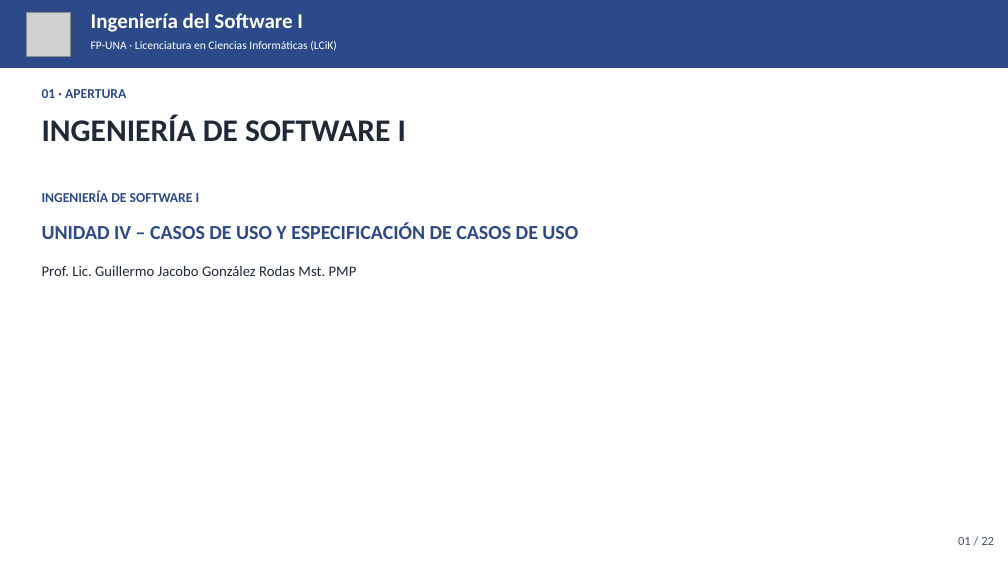
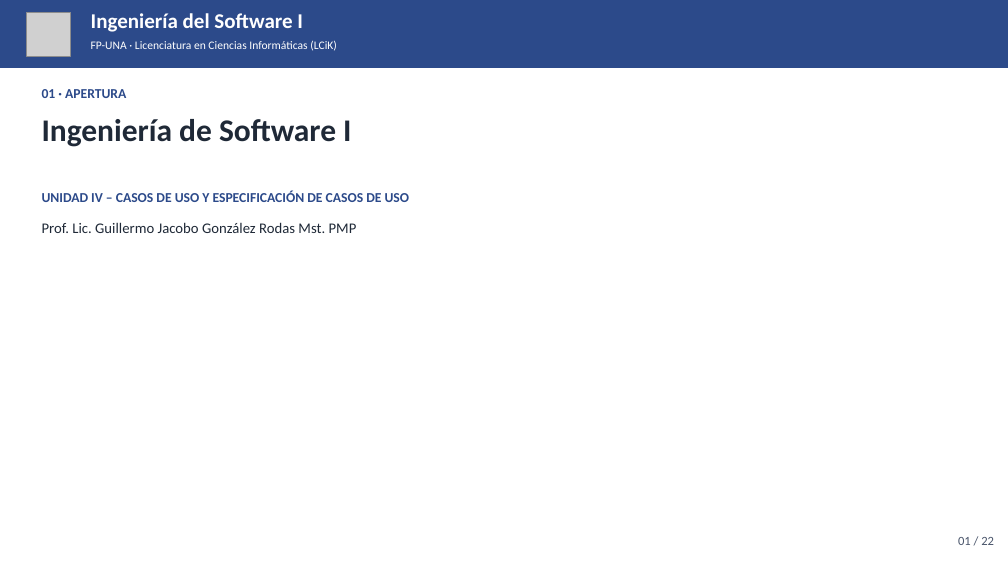
Before and after one commit to ferremarce/fpuna-lcik-is1, a slide deck: slide 1 of presentaciones-html/clase-4/clase-4.pptx. Drawn at 1008x567 pixels with LibreOffice and Linux fonts; fonts in the diff are those of the drawing; grey boxes stand for pictures. Boxes give left, top, right and bottom in pixels: in the first picture for what was removed or moved away, otherwise in the second. Text is boxed around its words. In the diff, an @@ line names an element or a change of style, - is before the commit and + after.

```diff
--- a/presentaciones-html/clase-4/clase-4.pptx
+++ b/presentaciones-html/clase-4/clase-4.pptx
@@ text at <box>42,119,351,147</box>: text changed @@
-INGENIERÍA DE SOFTWARE I
+Ingeniería de Software I
@@ text "UNIDAD IV – CASOS DE ...": place and size @@
-text "UNIDAD IV – CASOS DE ..." at <box>42,222,578,239</box>
+text "UNIDAD IV – CASOS DE ..." at <box>42,191,410,202</box>
@@ text "UNIDAD IV – CASOS DE ..." at <box>42,191,410,202</box>: size 19 to 13 pt @@
@@ text removed at <box>42,191,200,202</box> @@
-INGENIERÍA DE SOFTWARE I
@@ text "Prof. Lic. Guillermo Jacobo González ...": place and size @@
-text "Prof. Lic. Guillermo Jacobo González ..." at <box>42,265,357,276</box>
+text "Prof. Lic. Guillermo Jacobo González ..." at <box>42,222,357,233</box>
```
Also in this commit, not shown: 18 other files.
